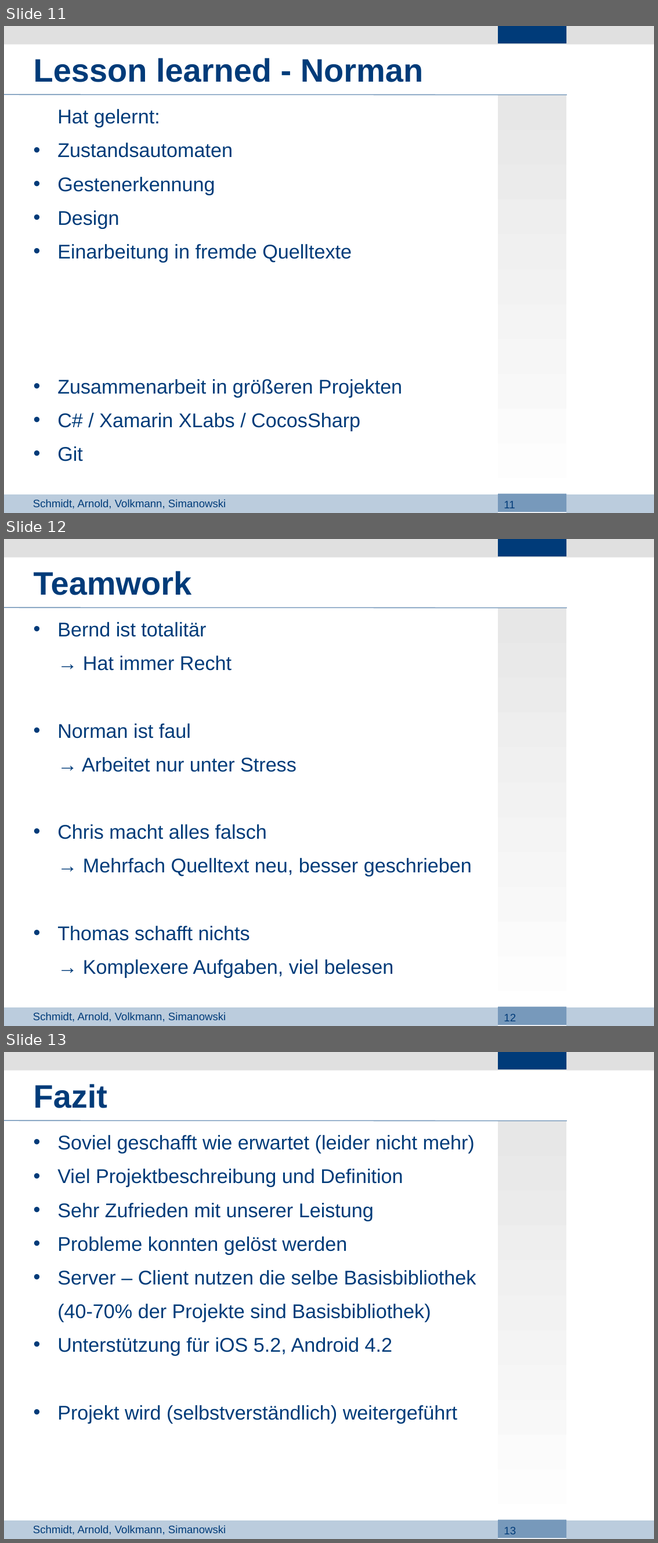
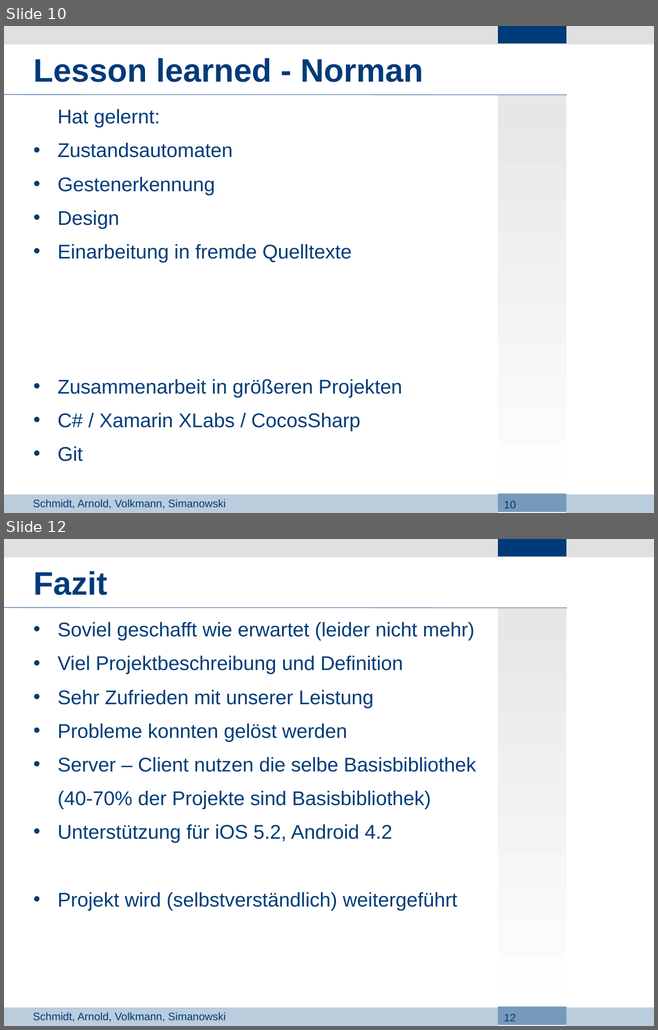
Before and after one commit to Lopt/ascendancy, a slide deck: docs/Projektdefinition/3_Presentation.odp. Shown one above the other, each under a label of ours: slides 11, 12 and 13 before the commit, slides 10 and 12 after it; the slides between them are not shown. The pictures are 658x1543 and 658x1030 pixels, drawn with LibreOffice and Linux fonts; fonts in the diff are those of the drawing; background and template pictures are left out. Boxes give left, top, right and bottom in pixels: in the first picture for what was removed or moved away, otherwise in the second. Text is boxed around its words. In the diff, an @@ line names an element or a change of style, - is before the commit and + after.

Commit message:
check presentations and convert to pdf

```diff
--- a/docs/Projektdefinition/3_Presentation.odp
+++ b/docs/Projektdefinition/3_Presentation.odp
@@ slide 12 removed at <box>4,539,654,1026</box>, background #FFFFFF; not listed: 8 template elements that a slide beside it also shows @@
@@ title removed at <box>34,571,192,595</box> @@
-Teamwork
@@ text removed at <box>57,622,471,977</box> @@
-• Bernd ist totalitär
-→ Hat immer Recht
-• Norman ist faul
-→ Arbeitet nur unter Stress
-• Chris macht alles falsch
-→ Mehrfach Quelltext neu, besser geschrieben
-• Thomas schafft nichts
-→ Komplexere Aufgaben, viel belesen
@@ what was slide 11 is now slide 10 @@
@@ page number at <box>503,501,516,509</box>: text changed @@
-11
+10
@@ what was slide 13 is now slide 12 @@
@@ page number at <box>503,1014,516,1022</box>: text changed @@
-13
+12
```
Also in this commit, not shown: 2 other files.
